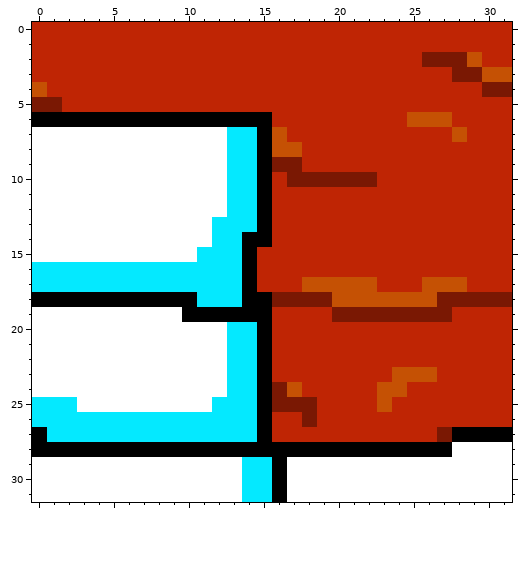
A pixel-art sprite gets an edit: Test Sprites/Test Sprite Tile-lava11.png.png. The picture above is the old version.
The file is 64x64 pixels, drawn in blocks of 2x2; one block is one cell here.
After:
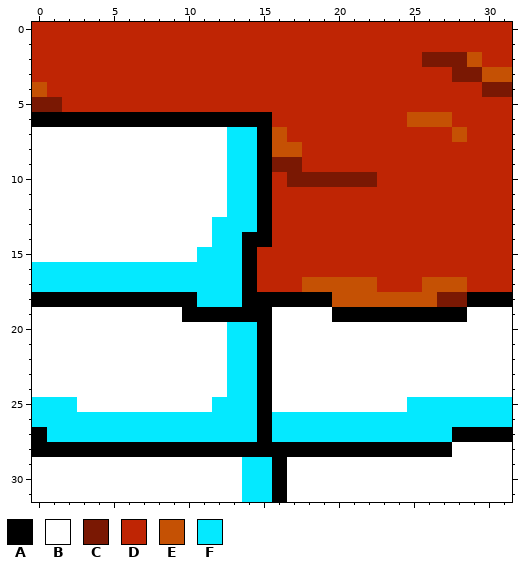
Palette (. is transparent): A #000000  B #ffffff  C #7a1803  D #bf2504  E #c55104  F #04e9ff
Diff:
y 18: x 16..19 CCCC -> AAAA; x 29..31 CCC -> AAA
y 19: x 16..31 DDDDCCCCCCCCDDDD -> BBBBAAAAAAAAABBB
y 20..22: x 16..31 DDDDDDDDDDDDDDDD -> BBBBBBBBBBBBBBBB
y 23: x 16..31 DDDDDDDDEEEDDDDD -> BBBBBBBBBBBBBBBB
y 24: x 16..31 CEDDDDDEEDDDDDDD -> BBBBBBBBBBBBBBBB
y 25: x 16..31 CCCDDDDEDDDDDDDD -> BBBBBBBBBFFFFFFF
y 26: x 16..31 DDCDDDDDDDDDDDDD -> FFFFFFFFFFFFFFFF
y 27: x 16..27 DDDDDDDDDDDC -> FFFFFFFFFFFF
